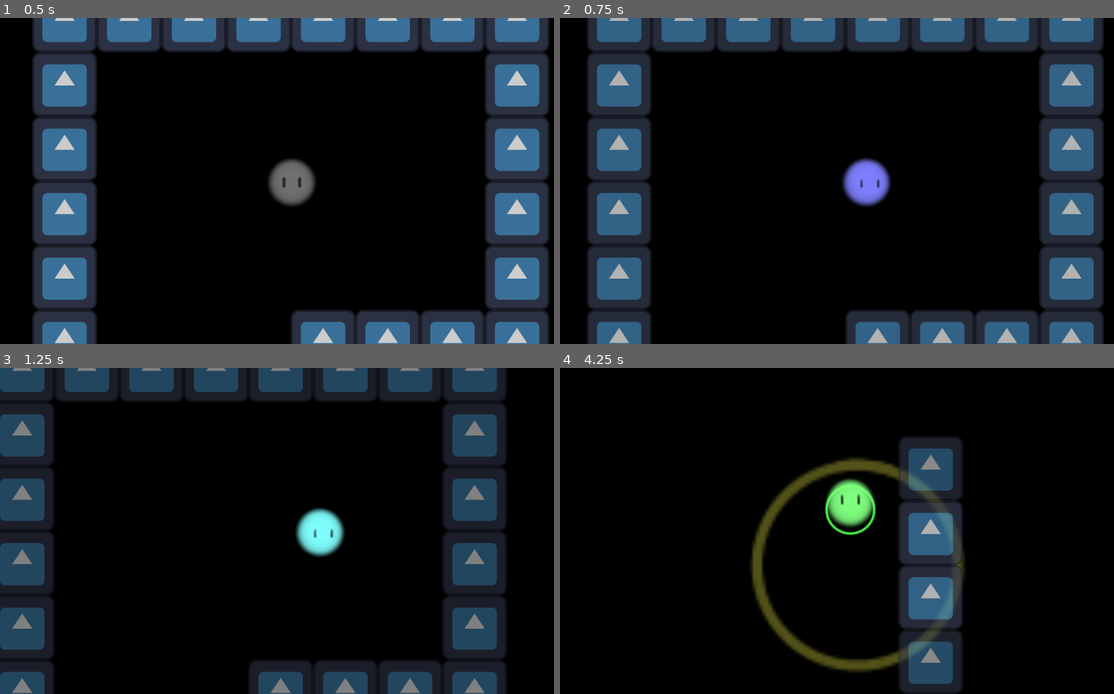
Above: before the commit, frames 1-4 (two rows, left to right).
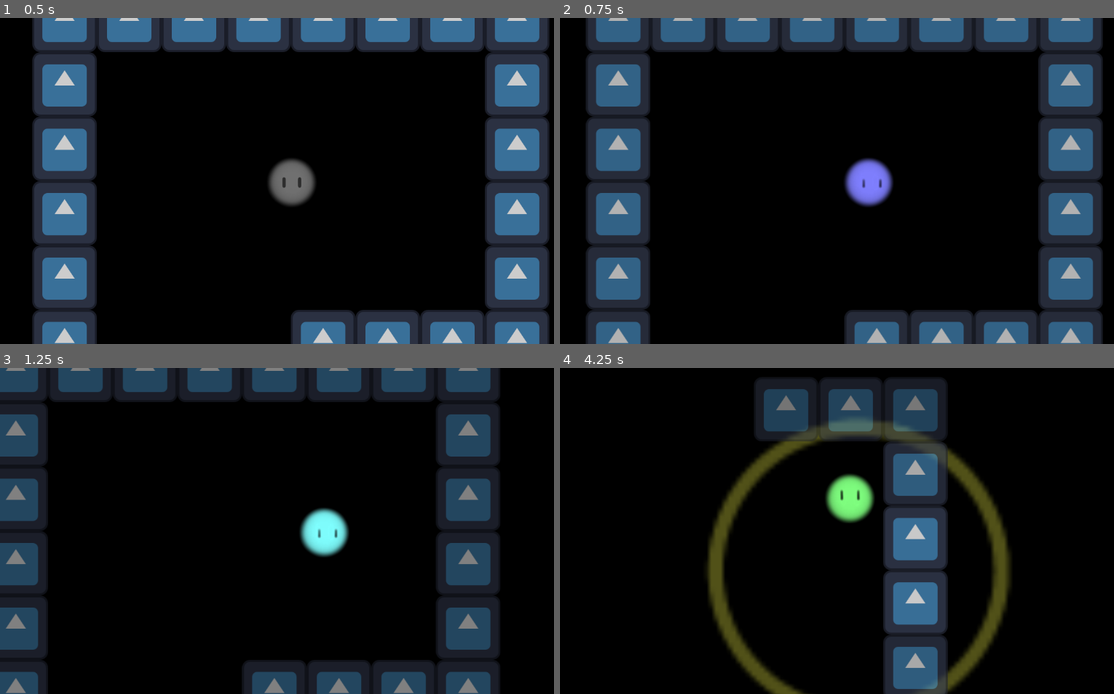
Above: after the commit, the same moments.

Repository: ldg030917/Gamejam
Game: Godot game, scene res://scenes/main.tscn
The game is run twice, just before and just after one commit, with the same random seed, the same clock (stepped at 60 frames per second) and the same inputs. The engine's default icon, where the game draws it, is replaced by a stand-in: a white triangle on a blue panel in a dark square.
Inputs:
- Up to frame 1 (0.5 s): no input
- Up to frame 2 (0.75 s): hold Right (Right) from 0.53 s (still down); hold 1 (Blue) from 0.53 s (still down)
- Up to frame 3 (1.25 s): keep holding Right (Right); keep holding 1 (Blue); tap 2 (Green) at 0.8 s
- Up to frame 4 (4.25 s): release Right (Right) at 1.28 s; release 1 (Blue) at 1.28 s; hold Down (Down) 1.28-2.03 s; tap 2 (Green) at 1.35, 3.05 s; tap 3 (Red) at 1.55, 3.8 s; hold Right (Right) 2.03-2.78 s; hold 3 (Red) 2.03-2.78 s; tap 1 (Blue) at 2.3, 2.85 s; hold Up (Up) 2.78-3.53 s; hold Left (Left) from 3.53 s (still down); hold Space (Emit) from 3.53 s (still down)

Frame 1 is identical in both runs. In frame 2, 2.0% of the frame differs, in the area x 4-99%, y 0-100%; in frame 3, 9.2%; in frame 4, 23%, in the area x 26-82%, y 3-100%.

Commit message:
tile system

Diff:
--- a/project.godot
+++ b/project.godot
@@ -13,6 +13,10 @@
 config/name="game"
 run/main_scene="uid://b0x5gtyqhhtbp"
 config/features=PackedStringArray("4.4", "GL Compatibility")
+
+[autoload]
+
+global="*res://scripts/global.gd"
 
 [editor_plugins]
 
--- a/scenes/main.tscn
+++ b/scenes/main.tscn
@@ -1,8 +1,14 @@
-[gd_scene load_steps=7 format=3 uid="uid://b0x5gtyqhhtbp"]
+[gd_scene load_steps=13 format=3 uid="uid://b0x5gtyqhhtbp"]
 
 [ext_resource type="PackedScene" uid="uid://cgisqy21qob4p" path="res://scenes/player.tscn" id="1_o5qli"]
 [ext_resource type="Texture2D" uid="uid://bsrl5yqfigmul" path="res://icon.svg" id="2_0wfyh"]
-[ext_resource type="PackedScene" uid="uid://d3gwdmtdn8yy7" path="res://scenes/tile.tscn" id="3_sugp2"]
+[ext_resource type="PackedScene" uid="uid://bq35akebwvoco" path="res://scenes/tiles/vertical_flame.tscn" id="3_choun"]
+[ext_resource type="PackedScene" uid="uid://d3gwdmtdn8yy7" path="res://scenes/tiles/wall.tscn" id="3_sugp2"]
+[ext_resource type="PackedScene" uid="uid://clrq6l30u8eiv" path="res://scenes/tiles/horizontal_flame.tscn" id="4_85g3d"]
+[ext_resource type="PackedScene" uid="uid://dlt5a3g6j78fn" path="res://scenes/tiles/ice.tscn" id="4_ya4ey"]
+[ext_resource type="PackedScene" uid="uid://qr5c84cys00i" path="res://scenes/tiles/vine.tscn" id="7_a8y0u"]
+[ext_resource type="PackedScene" uid="uid://bcuft6ksi7cwt" path="res://scenes/tiles/water.tscn" id="9_jkv2x"]
+[ext_resource type="PackedScene" uid="uid://blge1835rb1if" path="res://scenes/tiles/white.tscn" id="10_jbj1t"]
 
 [sub_resource type="TileSetAtlasSource" id="TileSetAtlasSource_0wfyh"]
 texture = ExtResource("2_0wfyh")
@@ -12,6 +18,12 @@
 
 [sub_resource type="TileSetScenesCollectionSource" id="TileSetScenesCollectionSource_jyhfs"]
 scenes/1/scene = ExtResource("3_sugp2")
+scenes/2/scene = ExtResource("3_choun")
+scenes/3/scene = ExtResource("4_ya4ey")
+scenes/6/scene = ExtResource("7_a8y0u")
+scenes/7/scene = ExtResource("9_jkv2x")
+scenes/8/scene = ExtResource("10_jbj1t")
+scenes/11/scene = ExtResource("4_85g3d")
 
 [sub_resource type="TileSet" id="TileSet_0wfyh"]
 tile_size = Vector2i(128, 128)
@@ -47,4 +59,4 @@
 [node name="TileMap" type="TileMap" parent="."]
 tile_set = SubResource("TileSet_0wfyh")
 format = 2
-layer_0/tile_data = PackedInt32Array(-4, 2, 65536, 65532, 2, …(25200 unchanged characters)… , -6750189, 2, 65536, -6684653, 2, 65536)
+layer_0/tile_data = PackedInt32Array(-4, 2, 65536, 65532, 2, …(25200 unchanged characters)… , -6750189, 2, 65536, -6684653, 2, 65536, 196608, 2, 131072, 262144, 2, 131072, 327680, 2, 131072)
--- a/scenes/player.tscn
+++ b/scenes/player.tscn
@@ -129,5 +129,5 @@
 autoplay = "idle"
 
 [node name="WaveCool" type="Timer" parent="."]
-wait_time = 0.6
+wait_time = 0.8
 one_shot = true
--- /dev/null
+++ b/scenes/tiles/horizontal_flame.tscn
@@ -0,0 +1,20 @@
+[gd_scene load_steps=4 format=3 uid="uid://clrq6l30u8eiv"]
+
+[ext_resource type="Script" uid="uid://be3u4n4ocxru2" path="res://scripts/Tile.gd" id="1_dmdmm"]
+[ext_resource type="Texture2D" uid="uid://csxh1y81xoahe" path="res://sprites/flame.png" id="2_eaeqi"]
+
+[sub_resource type="RectangleShape2D" id="RectangleShape2D_ywnoi"]
+size = Vector2(128, 127)
+
+[node name="flame" type="StaticBody2D" groups=["flame"]]
+collision_layer = 2
+collision_mask = 5
+script = ExtResource("1_dmdmm")
+
+[node name="Sprite2D" type="Sprite2D" parent="." groups=["flame"]]
+rotation = -1.5708
+texture = ExtResource("2_eaeqi")
+
+[node name="CollisionShape2D" type="CollisionShape2D" parent="."]
+position = Vector2(0, -0.5)
+shape = SubResource("RectangleShape2D_ywnoi")
--- /dev/null
+++ b/scenes/tiles/ice.tscn
@@ -0,0 +1,19 @@
+[gd_scene load_steps=4 format=3 uid="uid://dlt5a3g6j78fn"]
+
+[ext_resource type="Script" uid="uid://be3u4n4ocxru2" path="res://scripts/Tile.gd" id="1_jl1w6"]
+[ext_resource type="Texture2D" uid="uid://bsrl5yqfigmul" path="res://icon.svg" id="2_8sx3h"]
+
+[sub_resource type="RectangleShape2D" id="RectangleShape2D_ywnoi"]
+size = Vector2(128, 127)
+
+[node name="ice" type="StaticBody2D" groups=["ice"]]
+collision_layer = 2
+collision_mask = 5
+script = ExtResource("1_jl1w6")
+
+[node name="Sprite2D" type="Sprite2D" parent="."]
+texture = ExtResource("2_8sx3h")
+
+[node name="CollisionShape2D" type="CollisionShape2D" parent="."]
+position = Vector2(0, -0.5)
+shape = SubResource("RectangleShape2D_ywnoi")
--- /dev/null
+++ b/scenes/tiles/laser.tscn
@@ -0,0 +1,19 @@
+[gd_scene load_steps=4 format=3 uid="uid://b6ryoofkdkh1m"]
+
+[ext_resource type="Script" uid="uid://be3u4n4ocxru2" path="res://scripts/Tile.gd" id="1_hefwa"]
+[ext_resource type="Texture2D" uid="uid://bsrl5yqfigmul" path="res://icon.svg" id="2_ebj11"]
+
+[sub_resource type="RectangleShape2D" id="RectangleShape2D_ywnoi"]
+size = Vector2(128, 127)
+
+[node name="laser" type="StaticBody2D" groups=["laser"]]
+collision_layer = 2
+collision_mask = 5
+script = ExtResource("1_hefwa")
+
+[node name="Sprite2D" type="Sprite2D" parent="."]
+texture = ExtResource("2_ebj11")
+
+[node name="CollisionShape2D" type="CollisionShape2D" parent="."]
+position = Vector2(0, -0.5)
+shape = SubResource("RectangleShape2D_ywnoi")
--- /dev/null
+++ b/scenes/tiles/saw.tscn
@@ -0,0 +1,19 @@
+[gd_scene load_steps=4 format=3 uid="uid://dsk4o6jbeas8v"]
+
+[ext_resource type="Script" uid="uid://be3u4n4ocxru2" path="res://scripts/Tile.gd" id="1_amgpj"]
+[ext_resource type="Texture2D" uid="uid://bsrl5yqfigmul" path="res://icon.svg" id="2_r7jlj"]
+
+[sub_resource type="RectangleShape2D" id="RectangleShape2D_ywnoi"]
+size = Vector2(128, 127)
+
+[node name="saw" type="StaticBody2D" groups=["saw"]]
+collision_layer = 2
+collision_mask = 5
+script = ExtResource("1_amgpj")
+
+[node name="Sprite2D" type="Sprite2D" parent="."]
+texture = ExtResource("2_r7jlj")
+
+[node name="CollisionShape2D" type="CollisionShape2D" parent="."]
+position = Vector2(0, -0.5)
+shape = SubResource("RectangleShape2D_ywnoi")
--- /dev/null
+++ b/scenes/tiles/vertical_flame.tscn
@@ -0,0 +1,19 @@
+[gd_scene load_steps=4 format=3 uid="uid://bq35akebwvoco"]
+
+[ext_resource type="Script" uid="uid://be3u4n4ocxru2" path="res://scripts/Tile.gd" id="1_n7sbq"]
+[ext_resource type="Texture2D" uid="uid://csxh1y81xoahe" path="res://sprites/flame.png" id="2_gjm6v"]
+
+[sub_resource type="RectangleShape2D" id="RectangleShape2D_ywnoi"]
+size = Vector2(128, 127)
+
+[node name="flame" type="StaticBody2D" groups=["flame"]]
+collision_layer = 2
+collision_mask = 5
+script = ExtResource("1_n7sbq")
+
+[node name="Sprite2D" type="Sprite2D" parent="." groups=["flame"]]
+texture = ExtResource("2_gjm6v")
+
+[node name="CollisionShape2D" type="CollisionShape2D" parent="."]
+position = Vector2(0, -0.5)
+shape = SubResource("RectangleShape2D_ywnoi")
--- /dev/null
+++ b/scenes/tiles/vine.tscn
@@ -0,0 +1,19 @@
+[gd_scene load_steps=4 format=3 uid="uid://qr5c84cys00i"]
+
+[ext_resource type="Script" uid="uid://be3u4n4ocxru2" path="res://scripts/Tile.gd" id="1_omlah"]
+[ext_resource type="Texture2D" uid="uid://bsrl5yqfigmul" path="res://icon.svg" id="2_5udc0"]
+
+[sub_resource type="RectangleShape2D" id="RectangleShape2D_ywnoi"]
+size = Vector2(128, 127)
+
+[node name="vine" type="StaticBody2D" groups=["vine"]]
+collision_layer = 2
+collision_mask = 5
+script = ExtResource("1_omlah")
+
+[node name="Sprite2D" type="Sprite2D" parent="."]
+texture = ExtResource("2_5udc0")
+
+[node name="CollisionShape2D" type="CollisionShape2D" parent="."]
+position = Vector2(0, -0.5)
+shape = SubResource("RectangleShape2D_ywnoi")
--- a/scenes/tile.tscn
+++ b/scenes/tiles/wall.tscn
@@ -1,12 +1,12 @@
 [gd_scene load_steps=4 format=3 uid="uid://d3gwdmtdn8yy7"]
 
 [ext_resource type="Texture2D" uid="uid://bsrl5yqfigmul" path="res://icon.svg" id="1_3dk36"]
-[ext_resource type="Script" uid="uid://be3u4n4ocxru2" path="res://scripts/tile.gd" id="1_ywnoi"]
+[ext_resource type="Script" uid="uid://be3u4n4ocxru2" path="res://scripts/Tile.gd" id="1_ywnoi"]
 
 [sub_resource type="RectangleShape2D" id="RectangleShape2D_ywnoi"]
 size = Vector2(128, 127)
 
-[node name="Tile" type="StaticBody2D" groups=["Tile"]]
+[node name="wall" type="StaticBody2D" groups=["wall"]]
 collision_layer = 2
 collision_mask = 5
 script = ExtResource("1_ywnoi")
--- /dev/null
+++ b/scenes/tiles/water.tscn
@@ -0,0 +1,19 @@
+[gd_scene load_steps=4 format=3 uid="uid://bcuft6ksi7cwt"]
+
+[ext_resource type="Script" uid="uid://be3u4n4ocxru2" path="res://scripts/Tile.gd" id="1_2gcvr"]
+[ext_resource type="Texture2D" uid="uid://bsrl5yqfigmul" path="res://icon.svg" id="2_2xb7p"]
+
+[sub_resource type="RectangleShape2D" id="RectangleShape2D_ywnoi"]
+size = Vector2(128, 127)
+
+[node name="water" type="StaticBody2D" groups=["water"]]
+collision_layer = 2
+collision_mask = 5
+script = ExtResource("1_2gcvr")
+
+[node name="Sprite2D" type="Sprite2D" parent="."]
+texture = ExtResource("2_2xb7p")
+
+[node name="CollisionShape2D" type="CollisionShape2D" parent="."]
+position = Vector2(0, -0.5)
+shape = SubResource("RectangleShape2D_ywnoi")
--- /dev/null
+++ b/scenes/tiles/white.tscn
@@ -0,0 +1,19 @@
+[gd_scene load_steps=4 format=3 uid="uid://blge1835rb1if"]
+
+[ext_resource type="Script" uid="uid://be3u4n4ocxru2" path="res://scripts/Tile.gd" id="1_wrdi1"]
+[ext_resource type="Texture2D" uid="uid://bsrl5yqfigmul" path="res://icon.svg" id="2_xg6cr"]
+
+[sub_resource type="RectangleShape2D" id="RectangleShape2D_ywnoi"]
+size = Vector2(128, 127)
+
+[node name="white" type="StaticBody2D" groups=["white"]]
+collision_layer = 2
+collision_mask = 5
+script = ExtResource("1_wrdi1")
+
+[node name="Sprite2D" type="Sprite2D" parent="."]
+texture = ExtResource("2_xg6cr")
+
+[node name="CollisionShape2D" type="CollisionShape2D" parent="."]
+position = Vector2(0, -0.5)
+shape = SubResource("RectangleShape2D_ywnoi")
--- /dev/null
+++ b/scripts/global.gd
@@ -0,0 +1,5 @@
+extends Node
+
+var B = false
+var G = false
+var R = false
--- a/scripts/player_controller.gd
+++ b/scripts/player_controller.gd
@@ -1,11 +1,8 @@
 extends CharacterBody2D
 
-@export var speed = 200
+@export var speed = 230
 @export var n_particle = 120
 var emit_on = false
-var R = false
-var G = false
-var B = false
 @onready var wave = preload("res://scenes/wave.tscn")
 @onready var sprite = $AnimatedSprite2D
 
@@ -37,37 +34,37 @@
 	if Input.is_action_pressed("Emit") :
 		emit_on = !emit_on
 	if Input.is_action_pressed("Blue") :
-		B = !B
+		global.B = !global.B
 	if Input.is_action_pressed("Green") :
-		G = !G
+		global.G = !global.G
 	if Input.is_action_pressed("Red") :
-		R = !R
-	sprite.modulate.b = 1.0 if B else 0.5
-	sprite.modulate.g = 1.0 if G else 0.5
-	sprite.modulate.r = 1.0 if R else 0.5
+		global.R = !global.R
+	sprite.modulate.b = 1.0 if global.B else 0.5
+	sprite.modulate.g = 1.0 if global.G else 0.5
+	sprite.modulate.r = 1.0 if global.R else 0.5
 
 
 func _process(delta: float) -> void:
 	if emit_on and $WaveCool.time_left == 0 :
 		var wave = wave.instantiate() as Node2D
 		get_tree().root.add_child(wave)
-		wave.launch(global_position, B, G, R)
+		wave.launch(global_position)
 		$WaveCool.start()
 
 func change_arrow() :
-	if B and G and R :
+	if global.B and global.G and global.R :
 		velocity = Vector2(0, 0)
-	elif B and G:
+	elif global.B and global.G:
 		velocity = Input.get_vector("Up", "Right", "Down", "Left").normalized()
-	elif G and R :
+	elif global.G and global.R :
 		velocity = Input.get_vector("Up", "Down", "Left", "Right").normalized()
-	elif B and R :
+	elif global.B and global.R :
 		velocity = Input.get_vector("Left", "Down", "Right", "Up").normalized()
-	elif B :
+	elif global.B :
 		velocity = Input.get_vector("Left", "Right", "Down", "Up").normalized()
-	elif G :
+	elif global.G :
 		velocity = Input.get_vector("Up", "Right", "Left", "Down").normalized()
-	elif R :
+	elif global.R :
 		velocity = Input.get_vector("Left", "Down", "Up", "Right").normalized()
 	else :
 		velocity = Input.get_vector("Right", "Left", "Up", "Down").normalized()
--- a/scripts/tile.gd
+++ b/scripts/tile.gd
@@ -5,3 +5,9 @@
 
 func _process(delta: float) -> void:
 	$Sprite2D.modulate.a -= delta*0.4
+	if ((global.B and is_in_group("water")) or
+		(global.G and is_in_group("vine")) or
+		(global.R and is_in_group("flame"))) :
+		set_collision_mask_value(1, false)
+	else :
+		set_collision_mask_value(1, true)
--- a/scripts/wave.gd
+++ b/scripts/wave.gd
@@ -7,20 +7,20 @@
 	connect("body_entered", Callable(self, "_on_body_entered"))
 
 func _process(delta: float) -> void:
-	scale += Vector2(8, 8)*delta
+	scale += Vector2(12, 12)*delta
 	sprite.modulate.a -= delta
 
-func launch(origin : Vector2, B : bool, G : bool, R : bool):
+func launch(origin : Vector2):
 	global_position = origin
-	if B :
+	if global.B :
 		sprite.modulate.b = 1
 	else :
 		sprite.modulate.b = 0.3
-	if G :
+	if global.G :
 		sprite.modulate.g = 1
 	else :
 		sprite.modulate.g = 0.3
-	if R :
+	if global.R :
 		sprite.modulate.r = 1
 	else :
 		sprite.modulate.r = 0.3
@@ -30,5 +30,12 @@
 
 
 func _on_body_entered(body):
-	if body.is_in_group("Tile"):
+	if (body.is_in_group("wall") or
+		(body.is_in_group("water") and global.B and !global.G and !global.R) or
+		(body.is_in_group("vine") and !global.B and global.G and !global.R) or
+		(body.is_in_group("flame") and !global.B and !global.G and global.R) or
+		(body.is_in_group("ice") and global.B and global.G and !global.R) or
+		(body.is_in_group("saw") and !global.B and global.G and global.R) or
+		(body.is_in_group("laser") and global.B and !global.G and global.R) or
+		(body.is_in_group("white") and !global.B and !global.G and !global.R)) :
 		body.set_alpha($Sprite2D.modulate.a)
Not shown, added: scripts/global.gd.uid
Binary file added: sprites/flame.png
Not shown, added: sprites/flame.png.import
Not shown, added: scenes/main.tscn524716020.tmp
